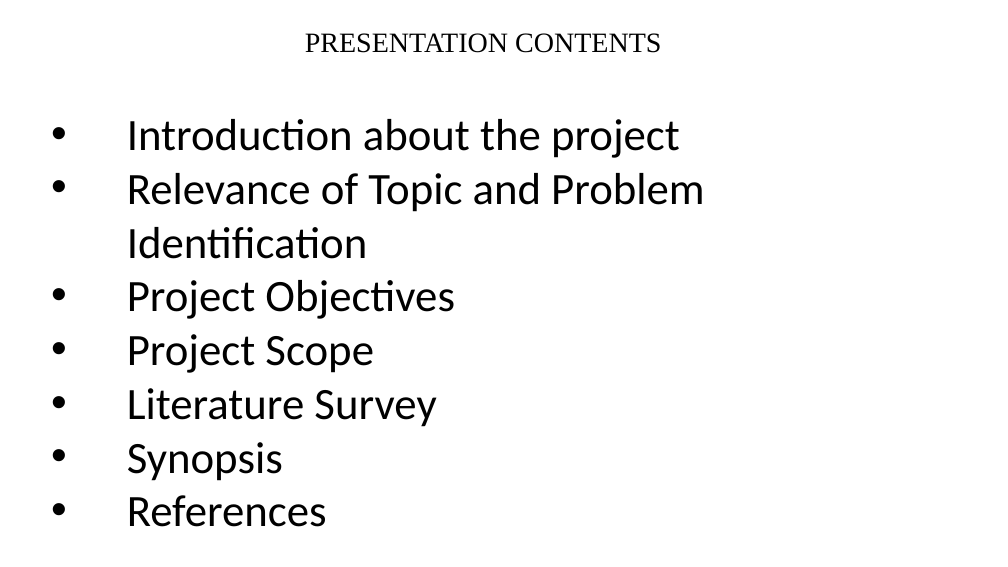
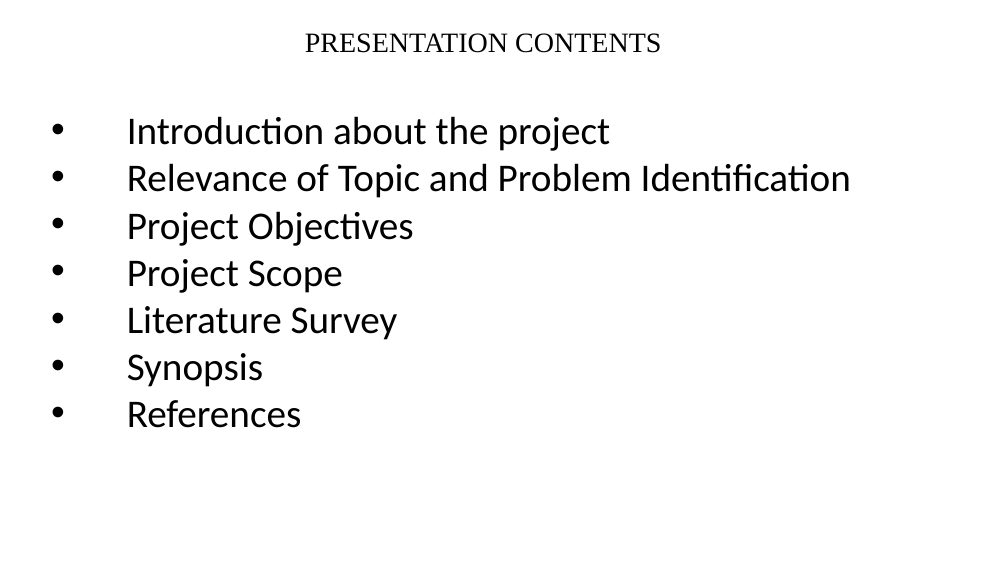
Before and after one commit to veerasagar/ACTIS-MCE442P, a slide deck: slide 2 of docs/ppt/ACTIS-Phase-1.pptx. Drawn at 1008x567 pixels with LibreOffice and Linux fonts; fonts in the diff are those of the drawing; background and template pictures are left out. Boxes give left, top, right and bottom in pixels: in the first picture for what was removed or moved away, otherwise in the second. Text is boxed around its words. In the diff, an @@ line names an element or a change of style, - is before the commit and + after.

```diff
--- a/docs/ppt/ACTIS-Phase-1.pptx
+++ b/docs/ppt/ACTIS-Phase-1.pptx
@@ text "Introduction about the project" at (127, 116, 851, 428): size 32 to 28 pt @@
```
Also in this commit, not shown: 2 other slides changed, 1 slide added, 1 slide removed.
